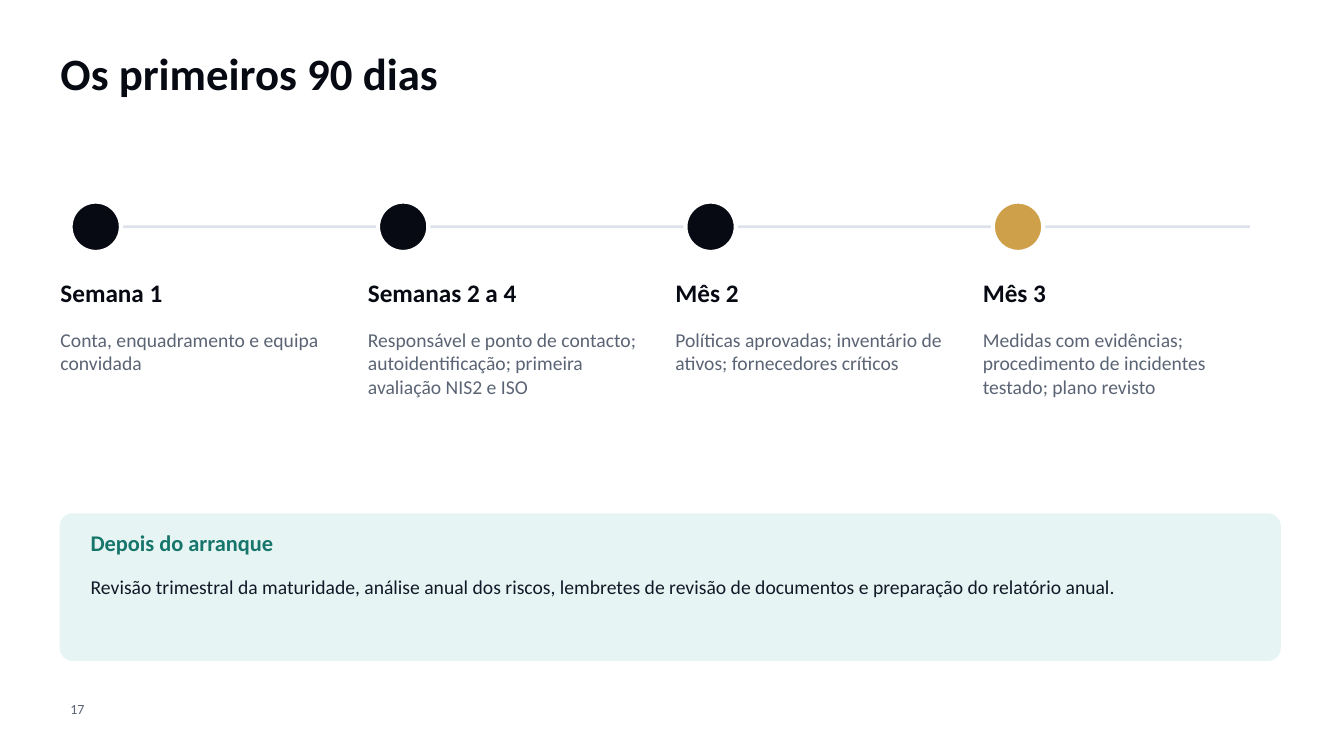
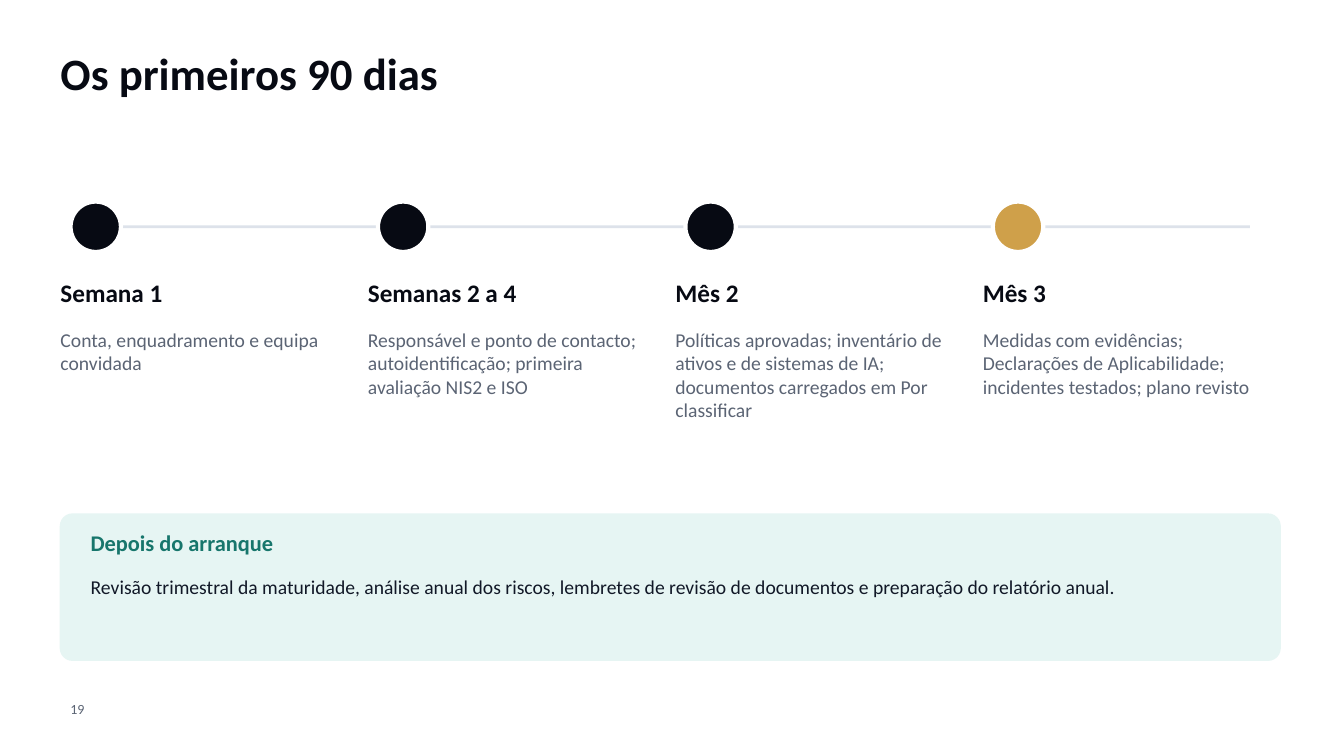
Before and after one commit to dbastoscarvalho23/Securematurity, a slide deck: slide 19 of docs/onboarding/AnkoraOne-Apresentacao-Onboarding.pptx (slide 17 before the commit). Drawn at 1344x756 pixels with LibreOffice and Linux fonts; fonts in the diff are those of the drawing; background and template pictures are left out. Boxes give left, top, right and bottom in pixels: in the first picture for what was removed or moved away, otherwise in the second. Text is boxed around its words. In the diff, an @@ line names an element or a change of style, - is before the commit and + after.

```diff
--- a/docs/onboarding/AnkoraOne-Apresentacao-Onboarding.pptx
+++ b/docs/onboarding/AnkoraOne-Apresentacao-Onboarding.pptx
@@ text at [675,333,942,417]: text changed @@
-Políticas aprovadas; inventário de ativos; fornecedores críticos
+Políticas aprovadas; inventário de ativos e de sistemas de IA; documentos carregados em Por classificar
@@ text at [983,333,1249,397]: text changed @@
-Medidas com evidências; procedimento de incidentes testado; plano revisto
+Medidas com evidências; Declarações de Aplicabilidade; incidentes testados; plano revisto
@@ page number at [70,705,84,714]: text changed @@
-17
+19
```
Also in this commit, not shown: 7 other slides changed, 2 slides added, 12 other files.
